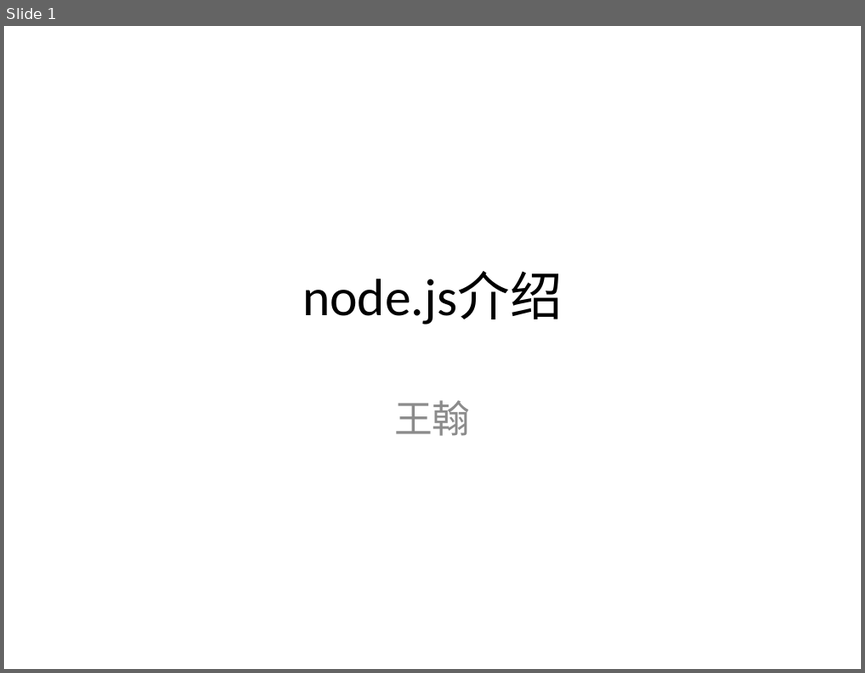
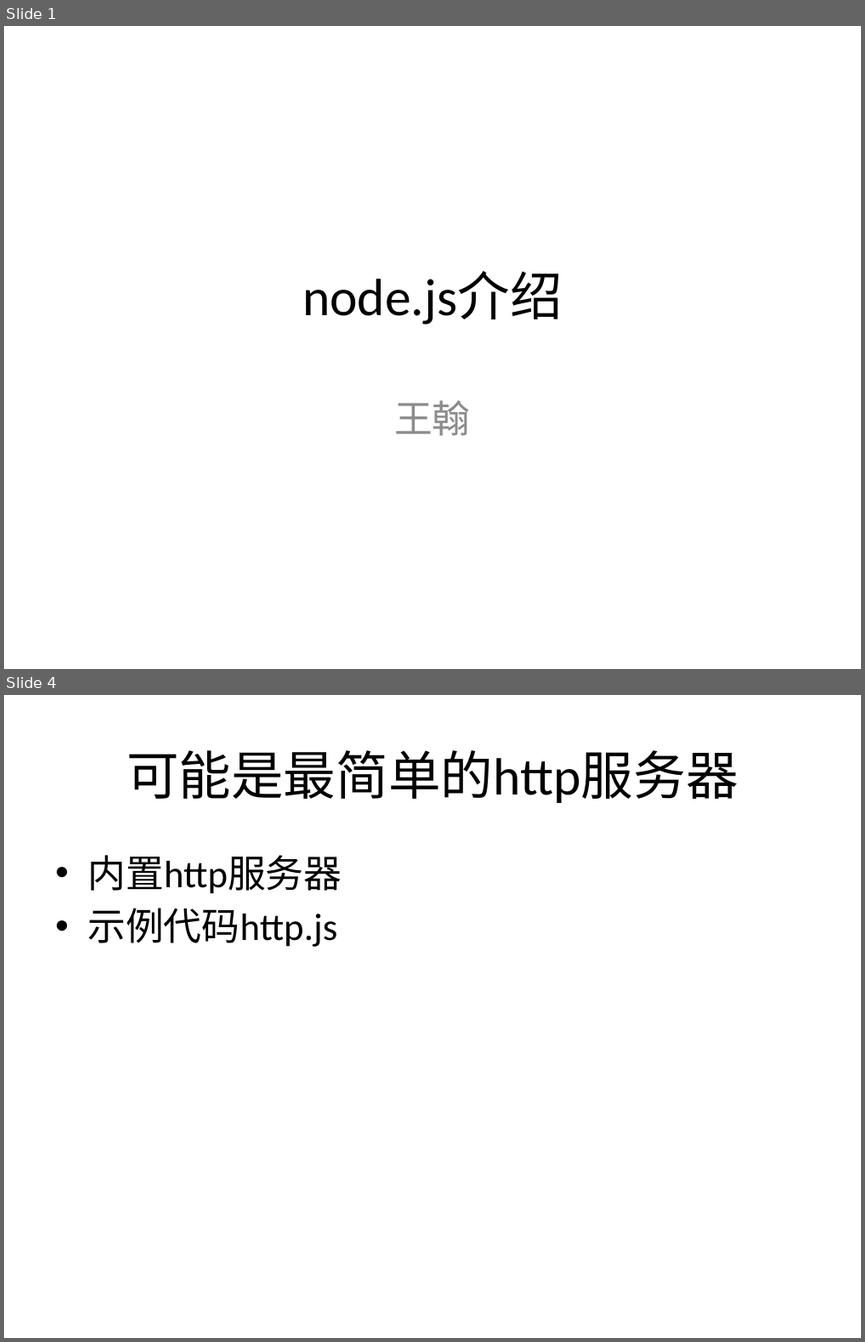
Before and after one commit to JamCode/nodePresentation, a slide deck: 演示文稿2.pptx. Shown one above the other, each under a label of ours: slide 1 before the commit, slides 1 and 4 after it; the slides between them are not shown. The pictures are 865x673 and 865x1342 pixels, drawn with LibreOffice and Linux fonts; fonts in the diff are those of the drawing. Boxes give left, top, right and bottom in pixels: in the first picture for what was removed or moved away, otherwise in the second. Text is boxed around its words. In the diff, an @@ line names an element or a change of style, - is before the commit and + after.

```diff
--- a/演示文稿2.pptx
+++ b/演示文稿2.pptx
@@ slide 4 added at <box>4,695,861,1338</box>, background #FFFFFF @@
@@ title added at <box>126,750,738,803</box>, 44 pt, text #000000 @@
+可能是最简单的http服务器
@@ text added at <box>87,855,341,947</box>, 32 pt, text #000000 @@
+• 内置http服务器
+• 示例代码http.js
```
Also in this commit, not shown: 1 slide changed, 12 other slides added, 25 other files.
